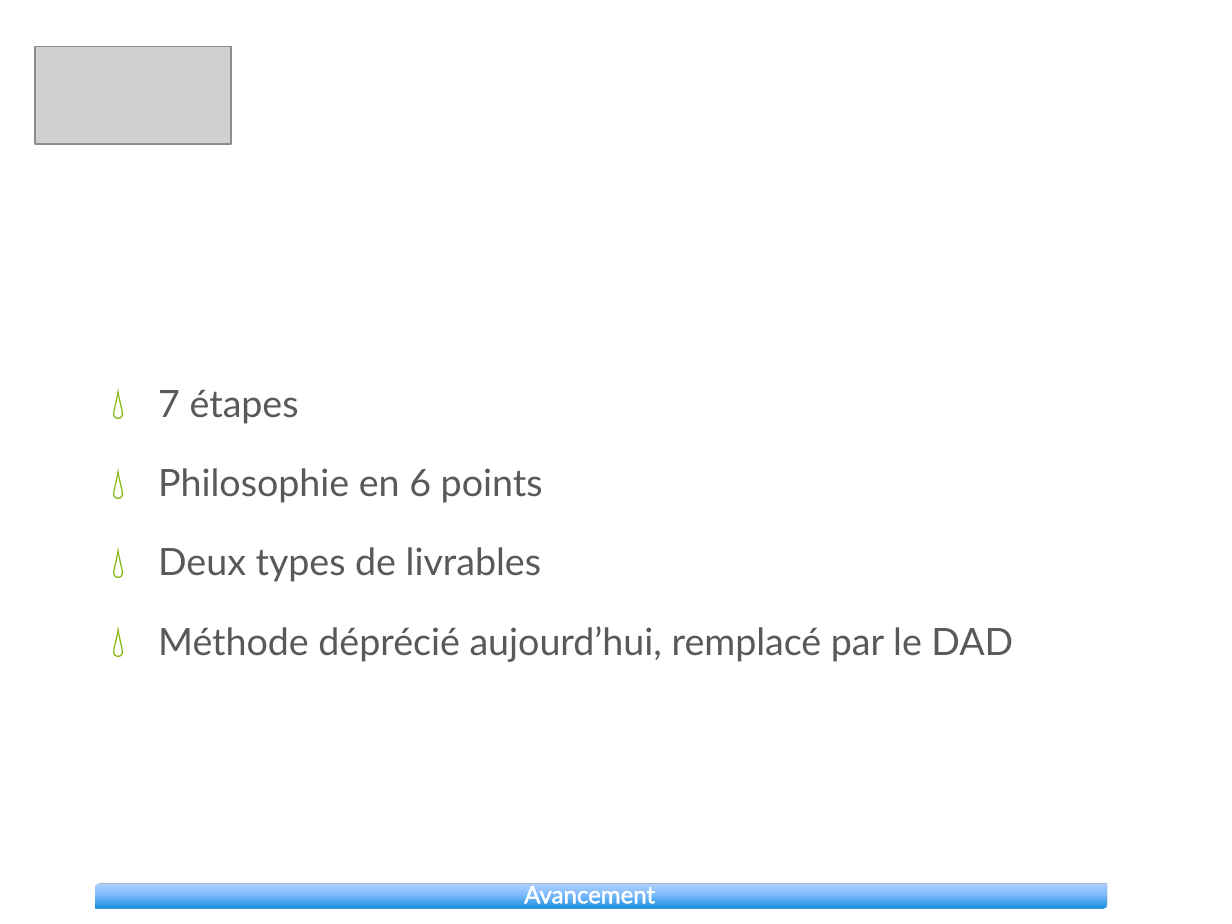
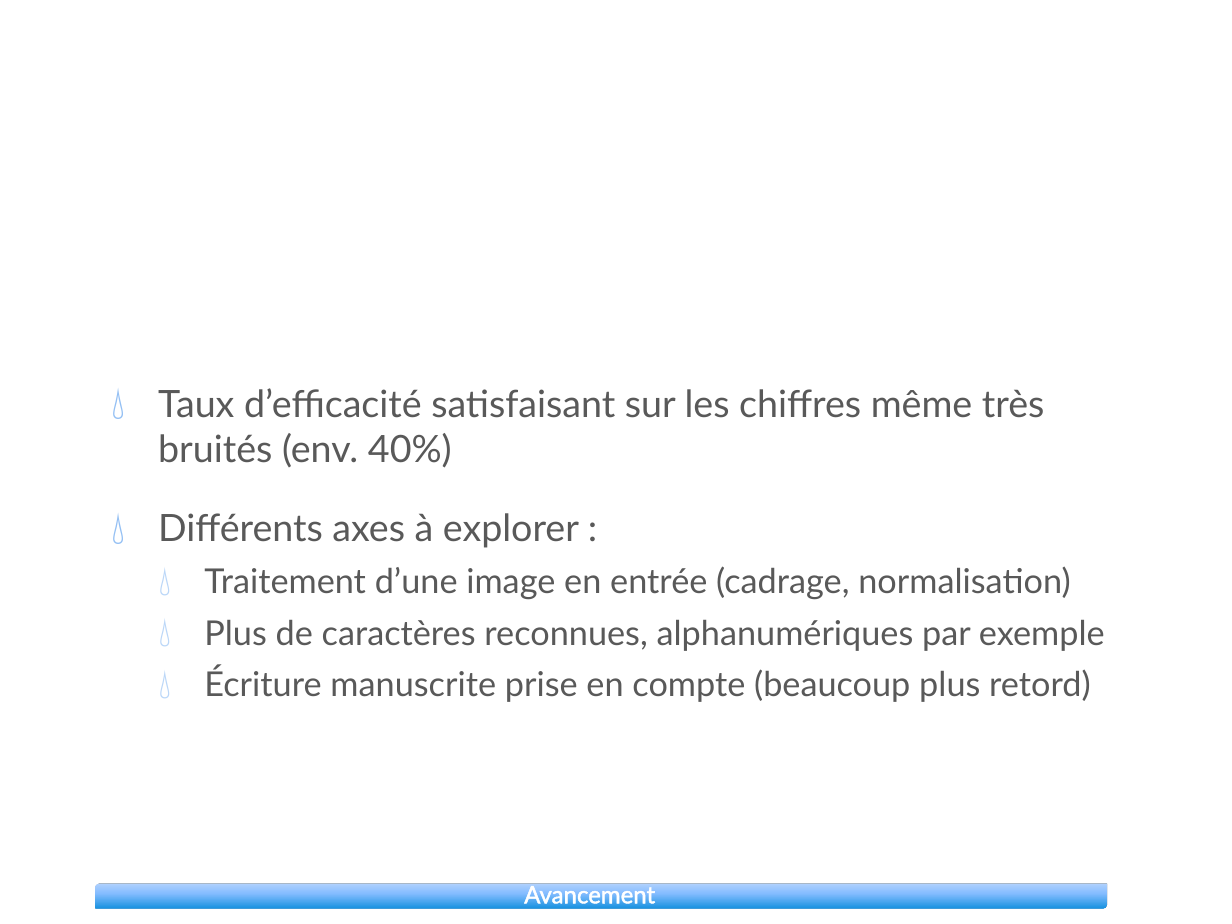
Before and after one commit to Spleeen/Reconnaissance-de-caract-res, a slide deck: slide 8 of docs/Présentation Reconnaissance de caractères.pptx (slide 7 before the commit). Drawn at 1232x924 pixels with LibreOffice and Linux fonts; fonts in the diff are those of the drawing; grey boxes stand for pictures; background and template pictures are left out. Boxes give left, top, right and bottom in pixels: in the first picture for what was removed or moved away, otherwise in the second. Text is boxed around its words. In the diff, an @@ line names an element or a change of style, - is before the commit and + after.

Commit message:
Présentation Powerpoint (V.1)

```diff
--- a/docs/Présentation Reconnaissance de caractères.pptx
+++ b/docs/Présentation Reconnaissance de caractères.pptx
@@ picture removed at (34,47,230,144) @@
@@ text at (158,388,1105,702): text changed; size 22 to 20 pt @@
-💧 7 étapes
-💧 Philosophie en 6 points
-💧 Deux types de livrables
-💧 Méthode déprécié aujourd’hui, remplacé par le DAD
+💧 Taux d’efficacité satisfaisant sur les chiffres même très bruités (env. 40%)
+💧 Différents axes à explorer :
+  💧 Traitement d’une image en entrée (cadrage, normalisation)
+  💧 Plus de caractères reconnues, alphanumériques par exemple
+  💧 Écriture manuscrite prise en compte (beaucoup plus retord)
```
Also in this commit, not shown: 1 other slide changed, 7 slides added, 5 slides removed, 2 other files.
